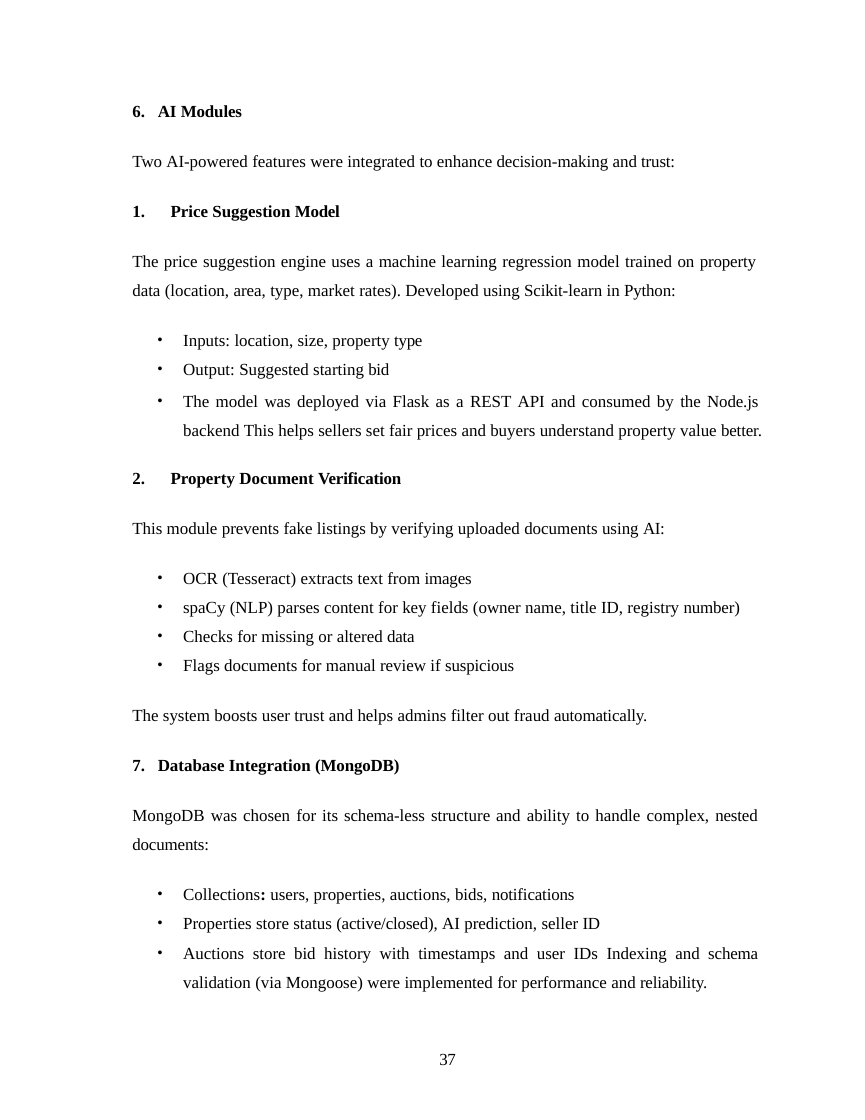
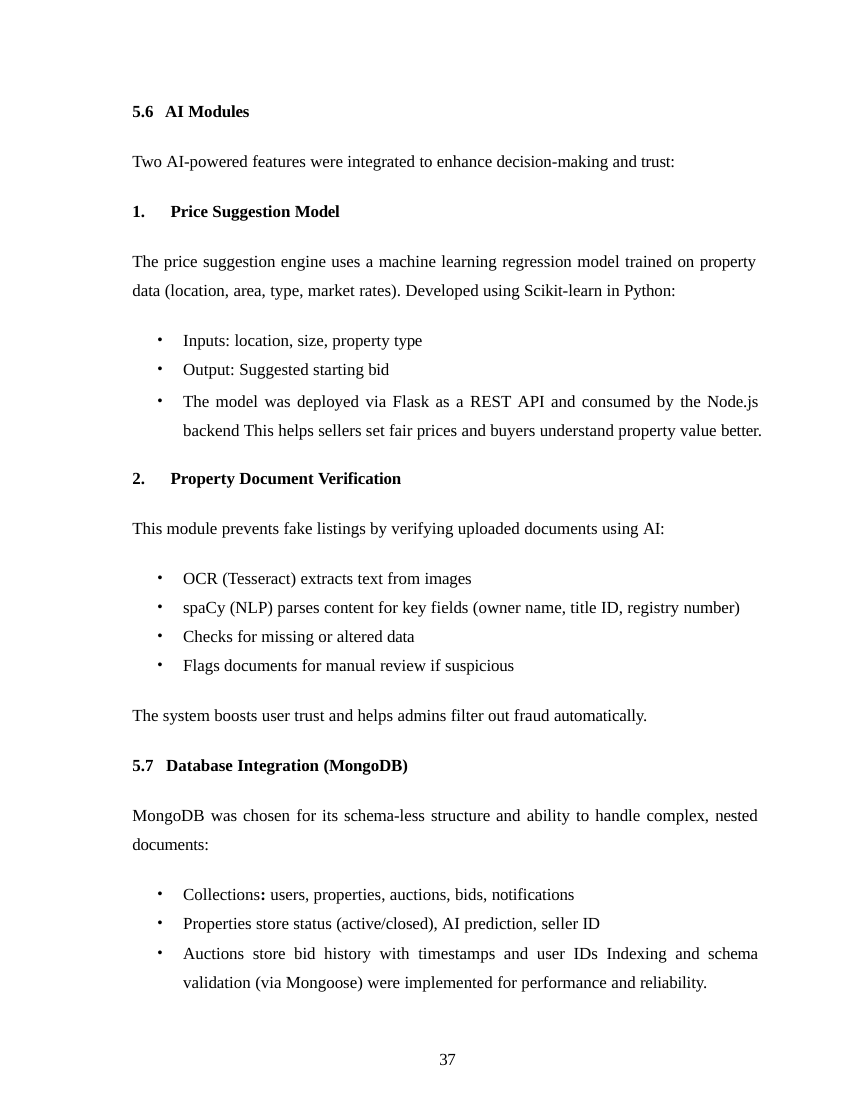
Before and after one commit to Hasnain-malikk/Auction-abode-frontend, a slide deck: slide 46 of Final Docu Auction.pptx. Drawn at 865x1120 pixels with LibreOffice and Linux fonts; fonts in the diff are those of the drawing. Boxes give left, top, right and bottom in pixels: in the first picture for what was removed or moved away, otherwise in the second. Text is boxed around its words. In the diff, an @@ line names an element or a change of style, - is before the commit and + after.

```diff
--- a/Final Docu Auction.pptx
+++ b/Final Docu Auction.pptx
@@ text at bbox=[132, 105, 249, 117]: text changed @@
-  6. AI Modules
+  5.6 AI Modules
@@ text at bbox=[132, 759, 408, 775]: text changed @@
-  7. Database Integration (MongoDB)
+  5.7 Database Integration (MongoDB)
```
Also in this commit, not shown: 47 other slides changed, 2 other files.
